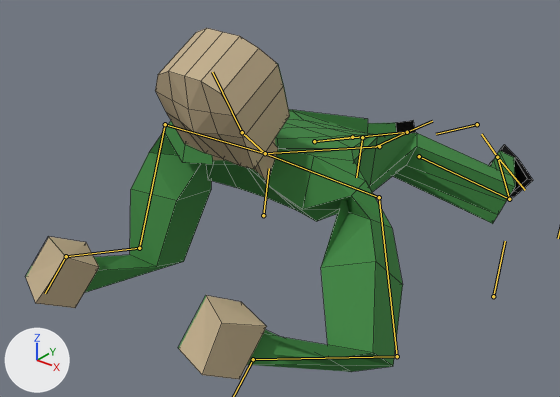
Two versions of the Blender file Assets/Models/Blender/Characters/private.blend, one commit apart.
One viewpoint serves both versions: a 50 mm camera at (1.274, -2.92, 1.239) aimed at (-0.039, -1.278, 0.221). The lights are fixed; the arrows at lower left show +X, +Y and +Z. Both versions are drawn at frame 12 of the action 'ProneMove'; the numbers are the values there. The bones that bend it are drawn over the model as lines. Mesh edges are drawn as thin lines.
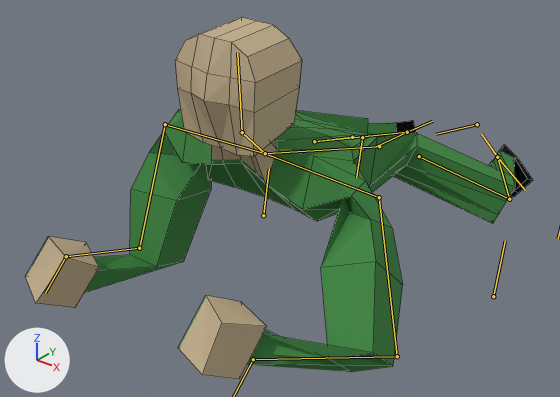
Where the change shows, as pixel boxes [x1, y1, x2, y2] in the pictures (560 x 397 px):
'Cube', posed: before [25, 28, 533, 379]; after [25, 17, 533, 379]
bone 'head', root to tip: before (242, 132) to (212, 72); after (242, 132) to (237, 52)

The change in detail:
Bone 'head' (bone_head) turns from (-16, 0, 0) to (-42, -1, 1) degrees about its own x, y and z.
